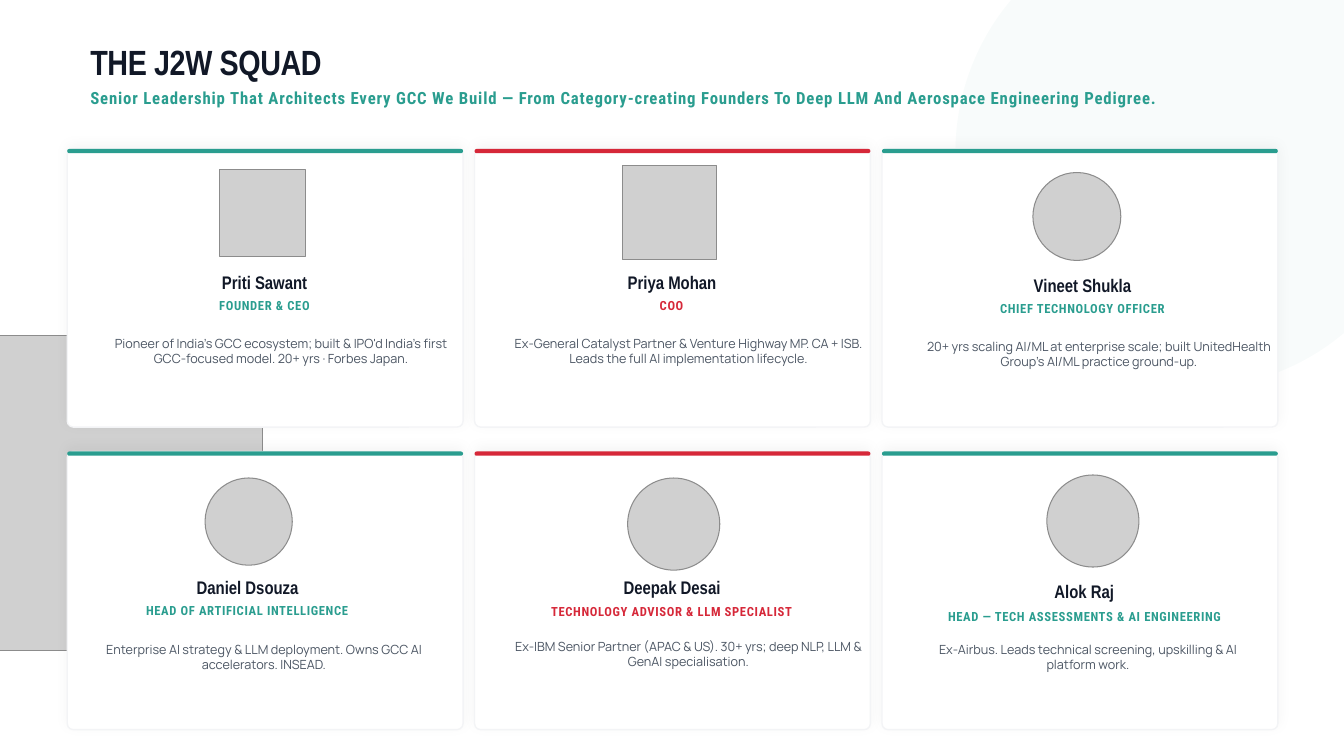
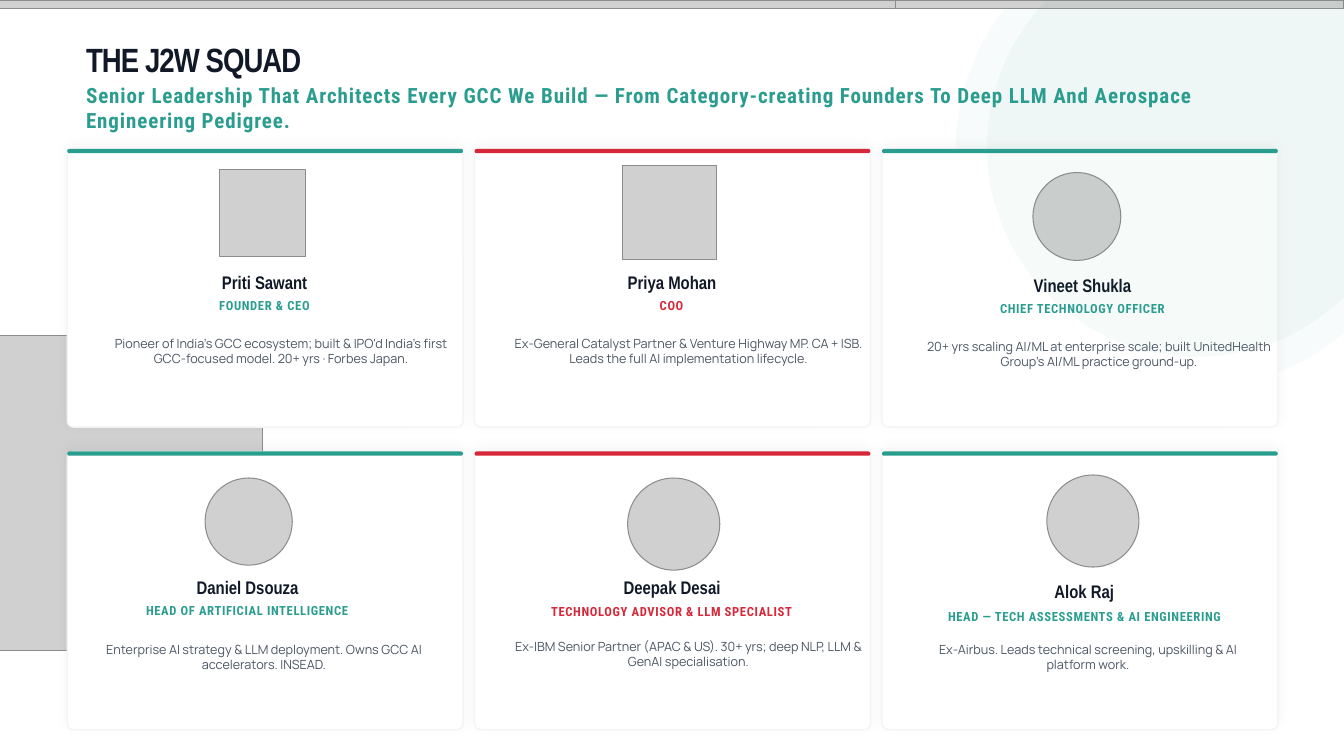
Before and after one commit to athu07/Deck-Engine, a slide deck: slide 7 of data/decks/WORKING_COPY_Master_Deck.pptx. Drawn at 1344x756 pixels with LibreOffice and Linux fonts; fonts in the diff are those of the drawing; grey boxes stand for pictures; background and template pictures are left out. Boxes give left, top, right and bottom in pixels: in the first picture for what was removed or moved away, otherwise in the second. Text is boxed around its words. In the diff, an @@ line names an element or a change of style, - is before the commit and + after.

```diff
--- a/data/decks/WORKING_COPY_Master_Deck.pptx
+++ b/data/decks/WORKING_COPY_Master_Deck.pptx
@@ picture added at [0, 0, 895, 8] @@
@@ picture added at [895, 0, 1344, 8] @@
@@ ellipse added at [987, 0, 1344, 358], fill #2A9D8F at 4% opacity @@
@@ text "THE J2W SQUAD" at [86, 48, 302, 79]: size 25 to 24 pt, letter spacing -0.2 to -0.7 pt @@
@@ text at [86, 87, 1088, 133]: text changed; size 12 to 15 pt @@
-Senior Leadership That Architects Every GCC We Build — From Category-creating Founders To Deep LLM And Aerospace Engineering Pedigree.
+Senior Leadership That Architects Every GCC We Build — From Category-creating Founders To Deep LLM And Aerospace
+Engineering Pedigree.
```
Also in this commit, not shown: 34 other slides changed, 16 slides added, 20 other files.
